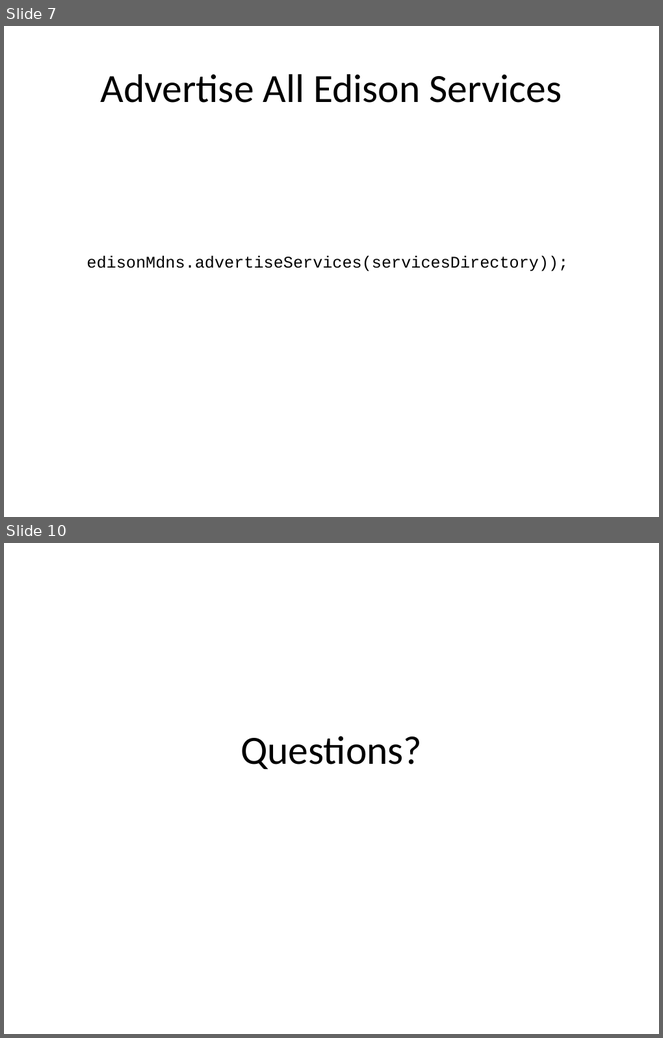
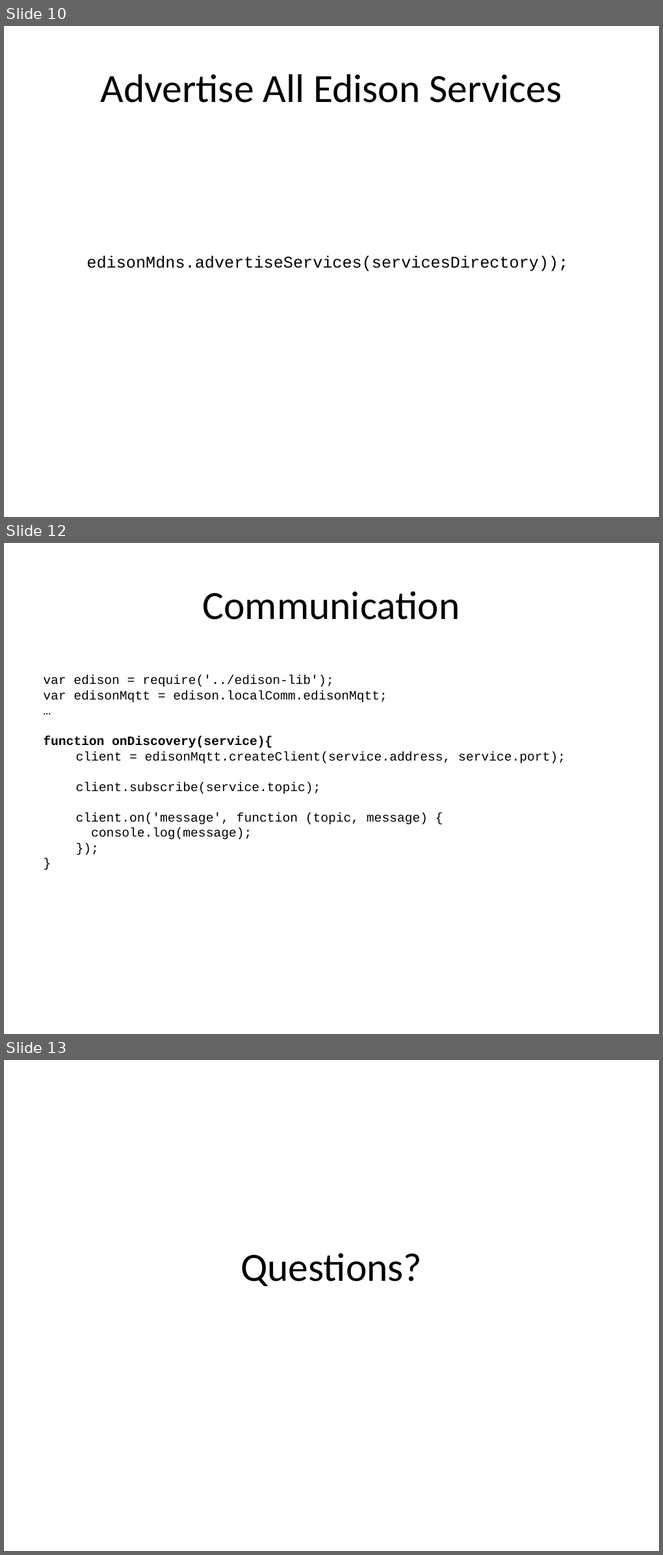
Before and after one commit to intel-iot-devkit/iotkit-comm-c, a slide deck: docs/tutorials/overview.pptx. Shown one above the other, each under a label of ours: slides 7 and 10 before the commit, slides 10, 12 and 13 after it; the slides between them are not shown. The pictures are 663x1038 and 663x1555 pixels, drawn with LibreOffice and Linux fonts; fonts in the diff are those of the drawing. Boxes give left, top, right and bottom in pixels: in the first picture for what was removed or moved away, otherwise in the second. Text is boxed around its words. In the diff, an @@ line names an element or a change of style, - is before the commit and + after.

```diff
--- a/docs/tutorials/overview.pptx
+++ b/docs/tutorials/overview.pptx
@@ slide 12 added at bbox=[4, 543, 659, 1034], background #FFFFFF @@
@@ title added at bbox=[203, 591, 460, 620], 44 pt, text #000000 @@
+Communication
@@ text added at bbox=[43, 675, 566, 839], 14 pt, text #000000 @@
+var edison = require('../edison-lib');
+var edisonMqtt = edison.localComm.edisonMqtt;
+…
+function onDiscovery(service){
+client = edisonMqtt.createClient(service.address, service.port);
+client.subscribe(service.topic);
+client.on('message', function (topic, message) {
+console.log(message);
+});
+}
@@ what was slide 7 is now slide 10 @@
@@ what was slide 10 is now slide 13 @@
```
Also in this commit, not shown: 4 slides changed, 3 other slides added, 1 slide removed, 1 other file.
